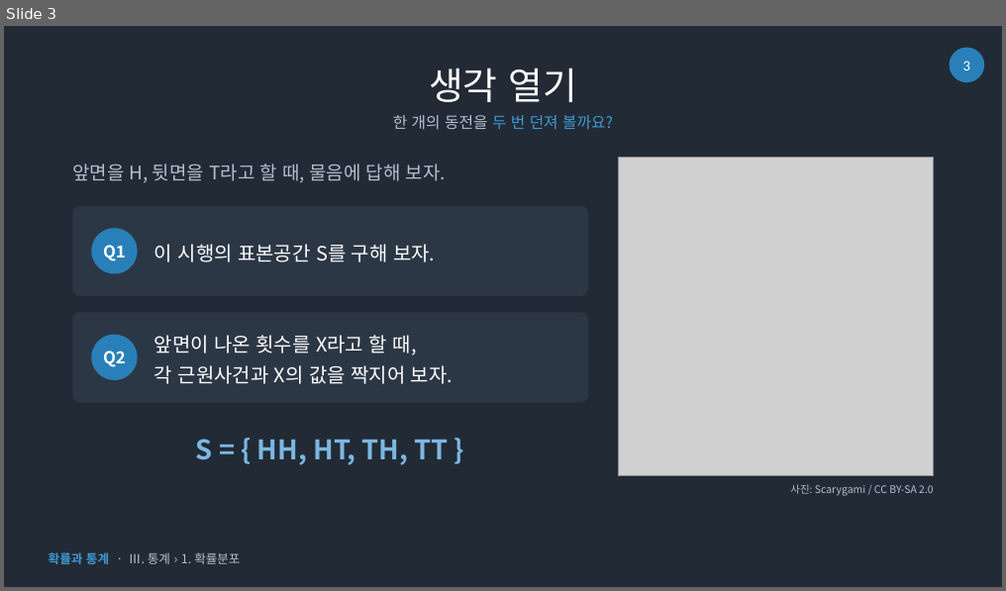
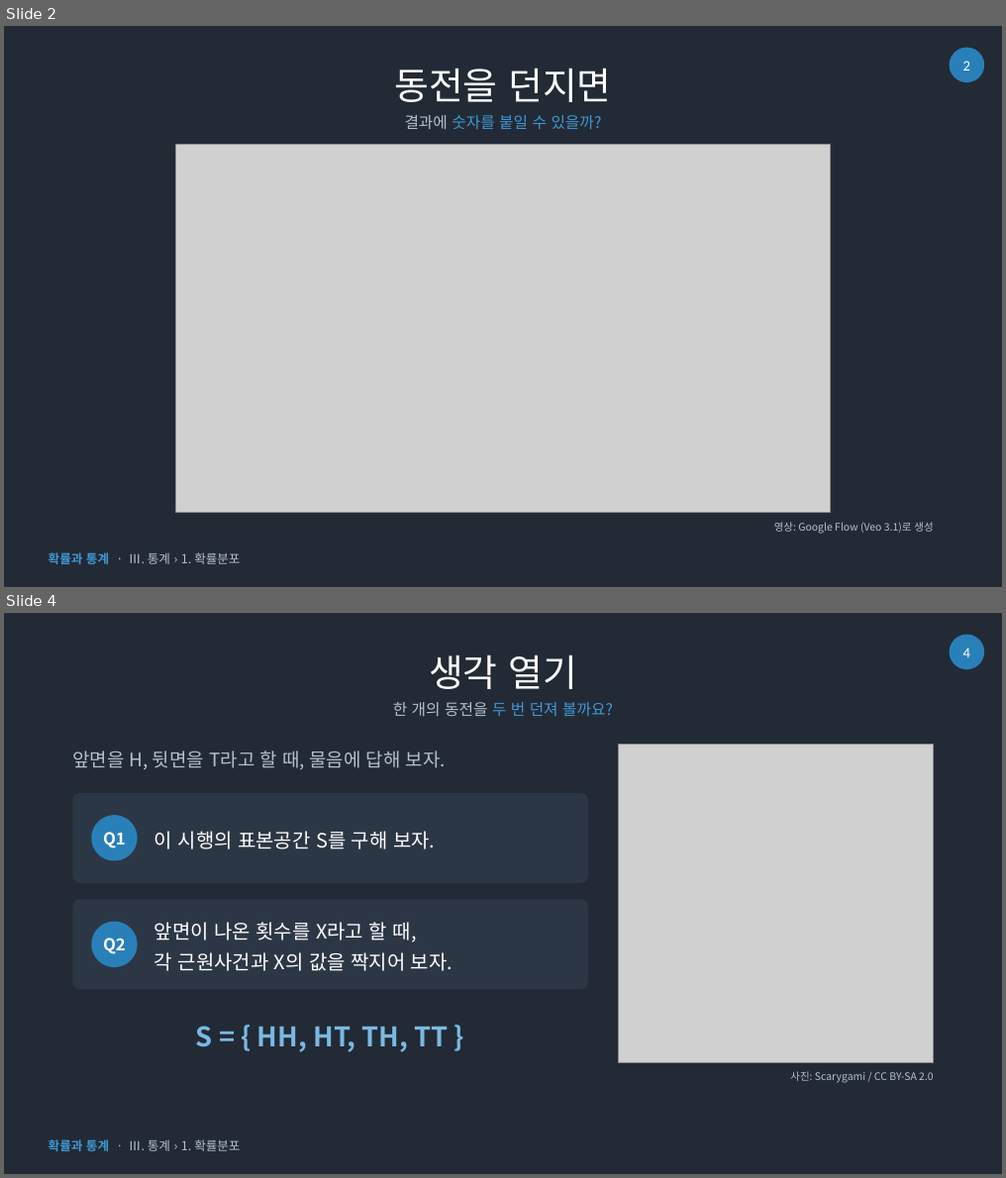
Before and after one commit to sh910625-lgtm/lecture-slides, a slide deck: lectures/1강/1강_확률변수와_확률분포.pptx. Shown one above the other, each under a label of ours: slide 3 before the commit, slides 2 and 4 after it; the slides between them are not shown. The pictures are 1006x591 and 1006x1178 pixels, drawn with LibreOffice and Linux fonts; fonts in the diff are those of the drawing; grey boxes stand for pictures. Boxes give left, top, right and bottom in pixels: in the first picture for what was removed or moved away, otherwise in the second. Text is boxed around its words. In the diff, an @@ line names an element or a change of style, - is before the commit and + after.

```diff
--- a/lectures/1강/1강_확률변수와_확률분포.pptx
+++ b/lectures/1강/1강_확률변수와_확률분포.pptx
@@ slide 2 added at <box>4,26,1002,587</box>, background #222A35; not listed: 2 template elements that a slide beside it also shows @@
@@ text added at <box>394,68,611,102</box>, 36 pt, text #FFFFFF @@
+동전을 던지면
@@ text added at <box>405,115,602,129</box>, 15 pt, text #4098D4 @@
+결과에 숫자를 붙일 수 있을까?
@@ picture added at <box>175,145,831,513</box> @@
@@ text added at <box>774,522,933,534</box>, 10 pt, text #B4C0CE @@
+영상: Google Flow (Veo 3.1)로 생성
@@ text added at <box>49,553,240,565</box>, 12 pt, text #B4C0CE @@
+확률과 통계 · Ⅲ. 통계 › 1. 확률분포
@@ what was slide 3 is now slide 4 @@
@@ page number at <box>963,648,970,658</box>: text changed @@
-3
+4
```
Also in this commit, not shown: 6 slides changed, 12 other files.
